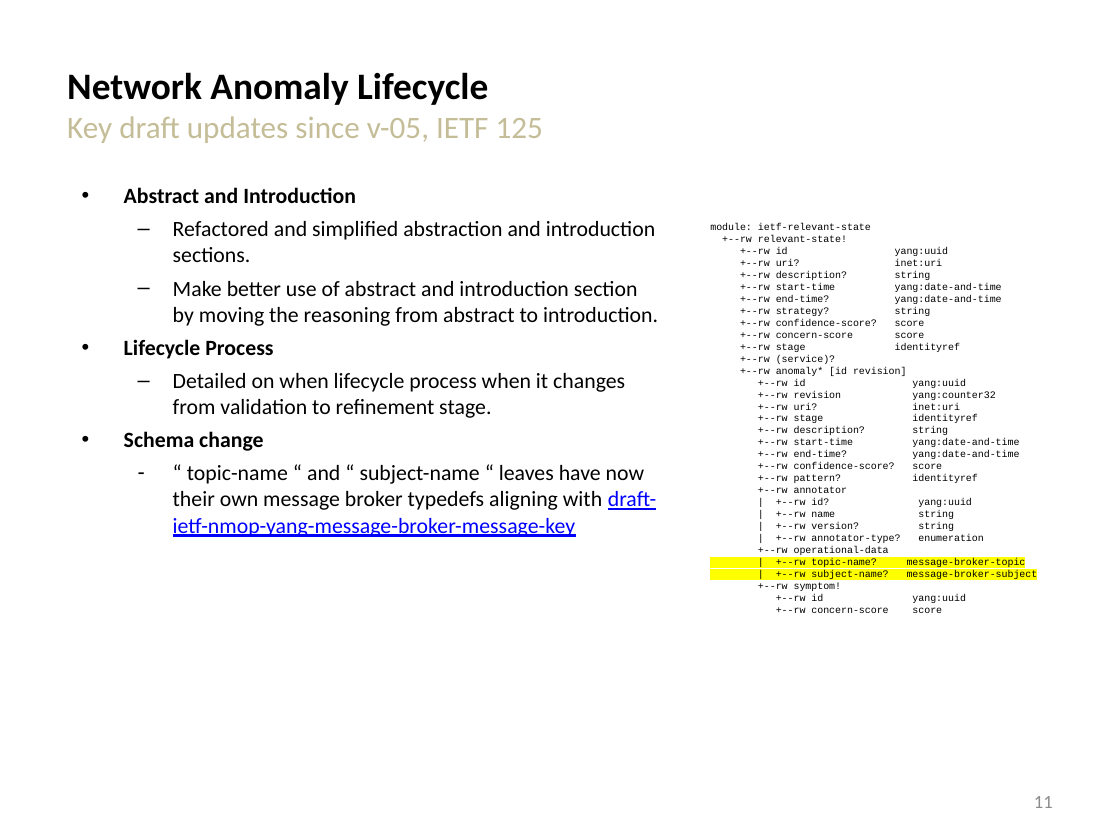
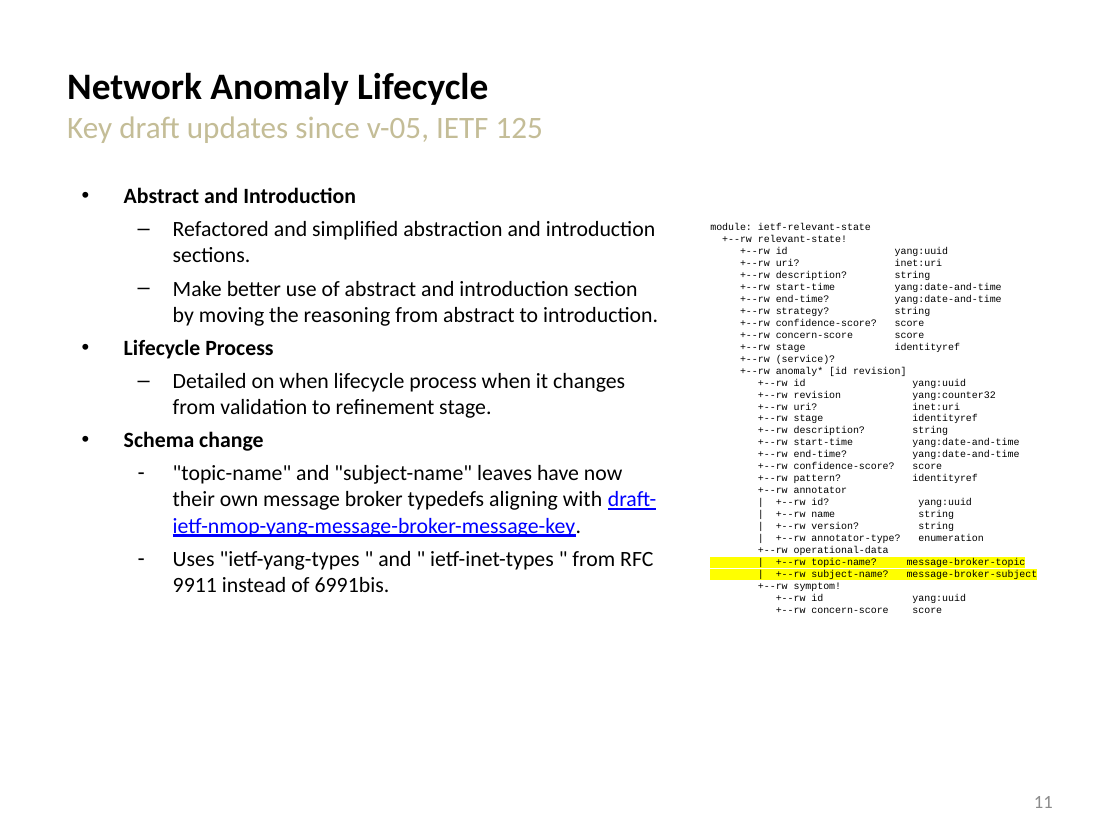
Before and after one commit to network-analytics/ietf-network-analytics-document-status, a slide deck: slide 11 of 126/NMOP/draft-ietf-nmop-network-anomaly-architecture-semantics-lifecycle.pptx. Drawn at 1120x840 pixels with LibreOffice and Linux fonts; fonts in the diff are those of the drawing. Boxes give left, top, right and bottom in pixels: in the first picture for what was removed or moved away, otherwise in the second. Text is boxed around its words. In the diff, an @@ line names an element or a change of style, - is before the commit and + after.

```diff
--- a/126/NMOP/draft-ietf-nmop-network-anomaly-architecture-semantics-lifecycle.pptx
+++ b/126/NMOP/draft-ietf-nmop-network-anomaly-architecture-semantics-lifecycle.pptx
@@ text at <box>173,465,656,592</box>: text changed @@
-  – “ topic-name “ and “ subject-name “ leaves have now their own message broker typedefs aligning with draft-ietf-nmop-yang-message-broker-message-key
+  – "topic-name" and "subject-name" leaves have now their own message broker typedefs aligning with draft-ietf-nmop-yang-message-broker-message-key.
+  – Uses "ietf-yang-types " and " ietf-inet-types " from RFC 9911 instead of 6991bis.
```
Also in this commit, not shown: 1 other slide changed, 1 other file.
